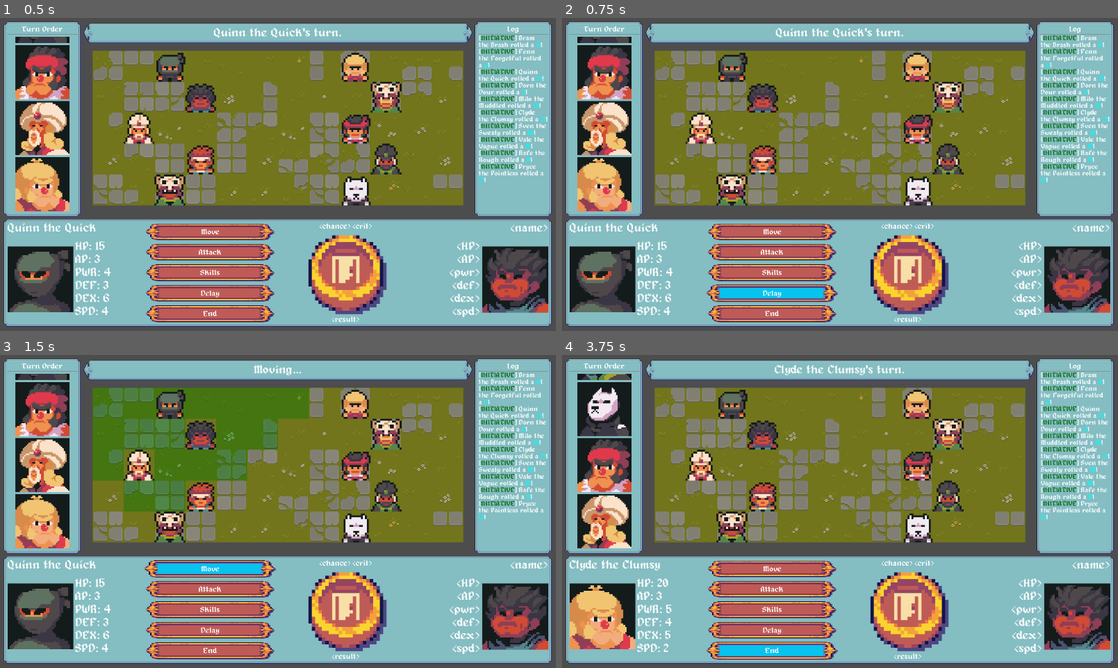
Above: before the commit, frames 1-4 (two rows, left to right).
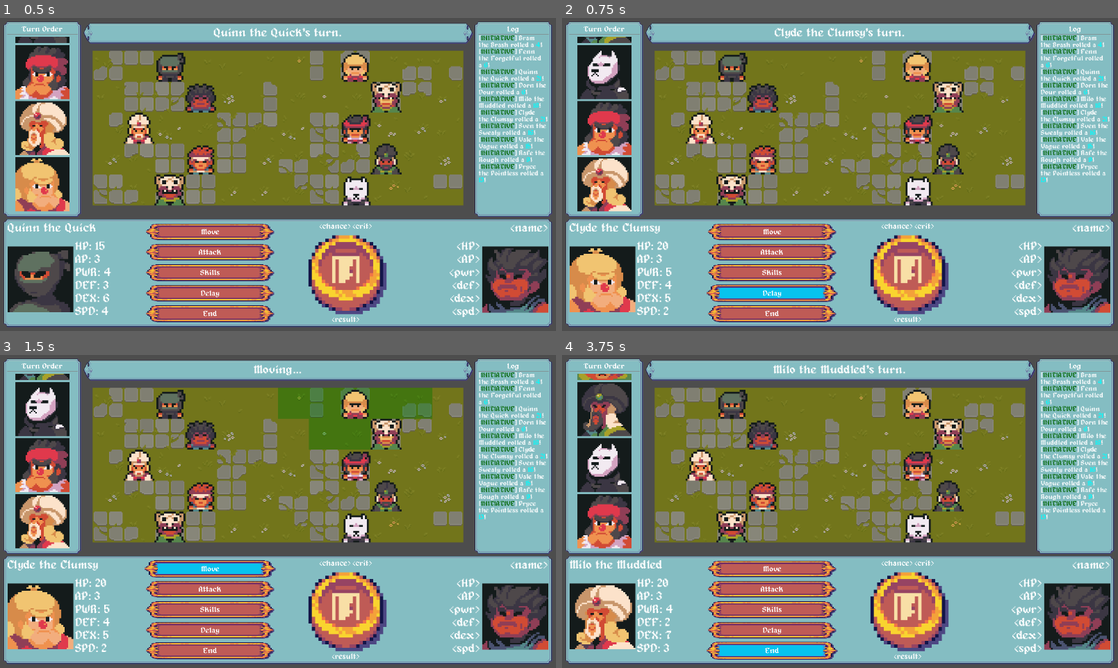
Above: after the commit, the same moments.

Repository: TheOnliestMattastic/Battle-Tactics-Arena
Game: Godot game, scene res://scenes/game.tscn
Two runs of this game, one before a commit and one after it. Both use one fixed random seed, a clock stepped at 60 frames per second and the inputs below.
Inputs (mouse positions are in pixels of both pictures, inside the frame that each line leads up to):
- Up to frame 1 (0.5 s): no input
- Up to frame 2 (0.75 s): click (773, 293) at 0.5 s
- Up to frame 3 (1.5 s): click (211, 567) at 1.25 s
- Up to frame 4 (3.75 s): click (773, 589) at 2 s; click (773, 608) at 2.75 s; click (773, 652) at 3.5 s

Frame 1 is identical in both runs. In frame 2, 6.5% of the frame differs, in the area x 1-62%, y 3-95%; in frame 3, 18%, in the area x 1-78%, y 6-95%; in frame 4, 6.3%.

Commit message:
Implimented delay turn mechanic.

Diff:
--- a/scenes/game.tscn
+++ b/scenes/game.tscn
@@ -910,5 +910,6 @@
 
 [connection signal="pressed" from="UI/HUD/baseBox/bottomPanel/innerMargin/contentBox/ActionMenu/actionMenu/moveButton" to="UI" method="_on_move_button_pressed"]
 [connection signal="pressed" from="UI/HUD/baseBox/bottomPanel/innerMargin/contentBox/ActionMenu/actionMenu/attackButton" to="UI" method="_on_attack_button_pressed"]
+[connection signal="pressed" from="UI/HUD/baseBox/bottomPanel/innerMargin/contentBox/ActionMenu/actionMenu/delayButton" to="UI" method="_on_delay_button_pressed"]
 [connection signal="pressed" from="UI/HUD/baseBox/bottomPanel/innerMargin/contentBox/ActionMenu/actionMenu/endButton" to="UI" method="_on_end_button_pressed"]
 [connection signal="cell_pressed" from="UI/GridMap" to="." method="_on_grid_map_cell_pressed"]
--- a/scripts/entities/ent_Actor.gd
+++ b/scripts/entities/ent_Actor.gd
@@ -7,6 +7,7 @@
 @onready var anim: AnimationPlayer = $AnimPlayer
 @onready var sprite: Sprite2D = $Sprite
 var target: bool = false
+var delayed: bool = false
 
 # Components
 @onready var input_component: InputComponent = $InputComponent
--- a/scripts/sys/sys_CombatManager.gd
+++ b/scripts/sys/sys_CombatManager.gd
@@ -9,6 +9,7 @@
 	for actor in queue:
 		Manifest.combatants[actor]["init"] = Dice.roll_d20() + actor.data.spd
 		Manifest.combatants[actor]["AP"] = min((Manifest.combatants[actor]["AP"] + 3), 5)
+		actor.delayed = false
 	queue.sort_custom(func(a, b): return Manifest.combatants[a]["init"] > Manifest.combatants[b]["init"])
 
 func get_cells_in_range(actor) -> Array:
--- a/scripts/sys/sys_DisplayManager.gd
+++ b/scripts/sys/sys_DisplayManager.gd
@@ -22,6 +22,9 @@
 
 func _on_end_button_pressed() -> void:
 	game_master.end_turn()
+
+func _on_delay_button_pressed() -> void:
+	game_master.delay_turn()
 
 # === Display Queue Info ===
 func display_queue(queue: Array[Actor]) -> void:
--- a/scripts/sys/sys_GameMaster.gd
+++ b/scripts/sys/sys_GameMaster.gd
@@ -134,3 +134,11 @@
 	combatants.append_array(a)
 	combatants.append_array(b)
 	return combatants
+
+func delay_turn() -> void:
+	if Manifest.queue[0].delayed:
+		display_manager.log_to_banner("Turn already delayed this turn.")
+	else:
+		Manifest.queue[0].delayed = true
+		Manifest.queue.push_back(Manifest.queue.pop_front())
+		toggle_state(State.IDLE)
